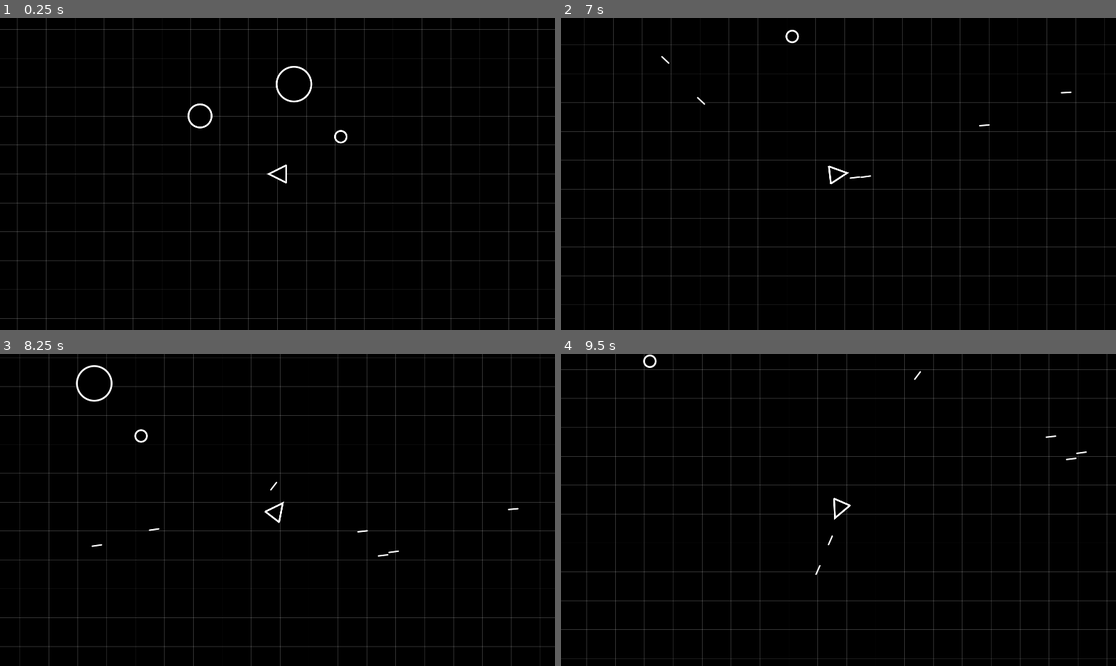
Above: before the commit, frames 1-4 (two rows, left to right).
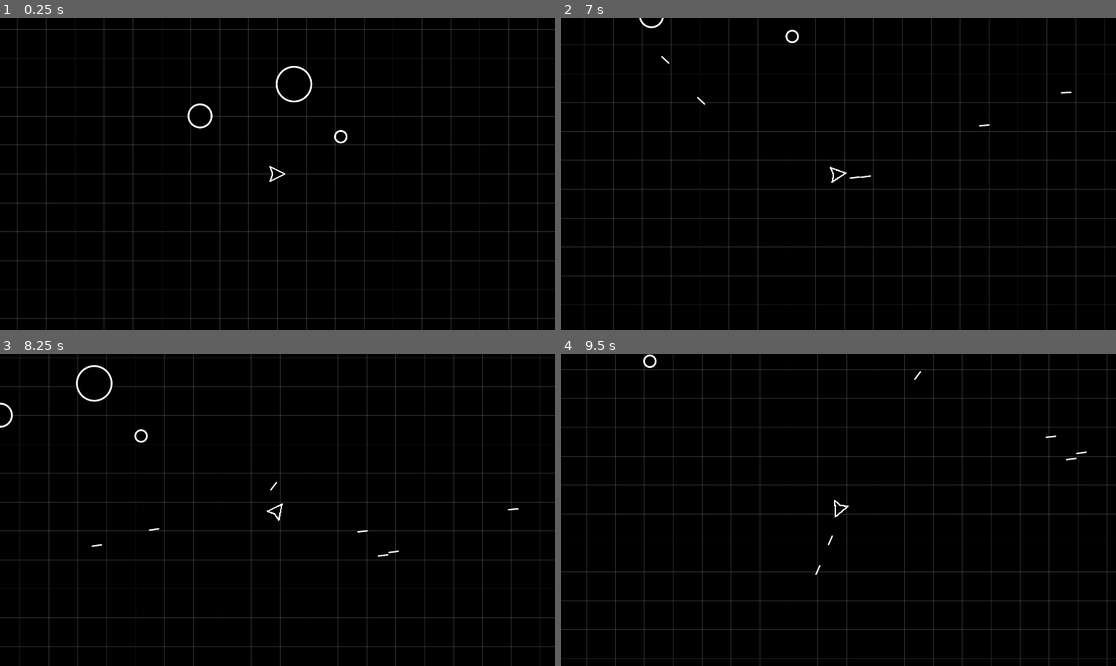
Above: after the commit, the same moments.

Repository: bleov/asteroids
Game: Godot game, scene res://Scenes/Game.tscn
Same seed, same stepped clock (60 frames per second), same inputs: the game is played once before the commit and once after it.
Inputs (mouse positions are in pixels of both pictures, inside the frame that each line leads up to):
- Up to frame 1 (0.25 s): no input
- Up to frame 2 (7 s): move the mouse to (960, 158) at 0.52 s; hold D (move_right) 0.53-1.28 s; hold Ctrl (fast) 0.53-1.28 s; move the mouse to (727, 189) at 1.27 s; hold S (move_down) 1.28-2.03 s; tap Shift (slow) every 1.5 s from 1.35 to 5.85 s; move the mouse to (894, 105) at 2.02 s; hold D (move_right) 2.03-2.78 s; hold Ctrl (fast) 2.03-2.78 s; move the mouse to (810, 236) at 2.77 s; hold W (move_up) 2.78-3.53 s; move the mouse to (1005, 220) at 3.52 s; hold Ctrl (fast) 3.53-4.28 s; hold A (move_left) 3.53-5.03 s; move the mouse to (672, 127) at 4.27 s; move the mouse to (866, 174) at 5.02 s; hold S (move_down) 5.03-5.78 s; hold Ctrl (fast) 5.03-5.78 s; move the mouse to (755, 96) at 5.77 s; hold D (move_right) 5.78-6.53 s; move the mouse to (960, 158) at 6.52 s; hold W (move_up) from 6.53 s (still down); hold Ctrl (fast) from 6.53 s (still down)
- Up to frame 3 (8.25 s): move the mouse to (166, 525) at 7.27 s; release W (move_up) at 7.28 s; release Ctrl (fast) at 7.28 s; hold D (move_right) 7.28-8.03 s; tap Shift (slow) at 7.35 s; move the mouse to (333, 441) at 8.02 s; hold S (move_down) from 8.03 s (still down); hold Ctrl (fast) from 8.03 s (still down)
- Up to frame 4 (9.5 s): move the mouse to (810, 572) at 8.77 s; release S (move_down) at 8.78 s; release Ctrl (fast) at 8.78 s; hold A (move_left) from 8.78 s (still down); tap Shift (slow) at 8.85 s

The runs differ from the first frame. In frame 1, less than 0.1% of the frame differs, in the area x 48-52%, y 46-54%; in frame 2, 0.1%; in frame 3, 0.1%, in the area x 0-94%, y 15-66%; in frame 4, less than 0.1%.

Commit message:
refactor: line2d to draw player

Diff:
--- a/Scenes/Bullet.tscn
+++ b/Scenes/Bullet.tscn
@@ -9,9 +9,12 @@
 
 [node name="Bullet" type="Area2D" unique_id=24126271]
 script = ExtResource("1_14k46")
+metadata/_edit_group_ = true
 
 [node name="Sprite2D" type="Sprite2D" parent="." unique_id=389605389]
+rotation = 1.5707964
 texture = ExtResource("1_vlxeq")
 
 [node name="CollisionShape2D" type="CollisionShape2D" parent="." unique_id=1553685691]
+rotation = 1.5707964
 shape = SubResource("CapsuleShape2D_14k46")
--- a/Scenes/Player.tscn
+++ b/Scenes/Player.tscn
@@ -1,19 +1,27 @@
 [gd_scene format=3 uid="uid://rk784n2apwl3"]
 
 [ext_resource type="Script" uid="uid://cv65oa44ptn5g" path="res://Scripts/player.gd" id="1_kyqiw"]
-[ext_resource type="Script" uid="uid://di35fy2lav3ly" path="res://Scripts/player_draw.gd" id="2_kyqiw"]
 
 [node name="Player" type="Area2D" unique_id=1671592110]
 script = ExtResource("1_kyqiw")
 metadata/_edit_group_ = true
 
-[node name="Draw" type="Node2D" parent="." unique_id=465989890]
-scale = Vector2(0.6, 0.6)
-script = ExtResource("2_kyqiw")
+[node name="Polygon2D" type="Polygon2D" parent="." unique_id=1599739778]
+rotation = -1.5707964
+color = Color(0, 0, 0, 1)
+polygon = PackedVector2Array(7.430936e-07, -17, 28, -28, 0, 28, -27.999998, -28.000002)
+
+[node name="Stroke" type="Line2D" parent="." unique_id=1833759456]
+rotation = -1.5707964
+points = PackedVector2Array(7.430936e-07, -17, 25, -25, 0, 25, -25, -25)
+closed = true
+width = 5.0
+joint_mode = 2
+antialiased = true
 
 [node name="CollisionPolygon2D" type="CollisionPolygon2D" parent="." unique_id=1064097303]
-rotation = 3.1415927
-polygon = PackedVector2Array(0, -32, 31, 30, -31, 30)
+rotation = 1.5707964
+polygon = PackedVector2Array(-1.2239188e-06, -28, 29.000002, 26.999998, 1.1802075e-06, 27, -28.999998, 27.000002)
 
 [node name="FireTimer" type="Timer" parent="." unique_id=1253680283]
 wait_time = 0.3
--- a/Scripts/bullet.gd
+++ b/Scripts/bullet.gd
@@ -7,7 +7,7 @@
 var move_speed = 500;
 
 func _ready():
-	velocity = Vector2.UP.rotated(rotation);
+	velocity = Vector2.RIGHT.rotated(rotation);
 	position += velocity * 40
 
 func _physics_process(delta):
--- a/Scripts/enemy.gd
+++ b/Scripts/enemy.gd
@@ -9,6 +9,7 @@
 
 @export var level = 1;
 @export var health = -1;
+@export var max_health = -1;
 
 func _ready():
 	var size = BASE_SCALE + ((level - 1) * SCALE_FACTOR);
@@ -19,8 +20,13 @@
 	health =  ((level - 1) * HEALTH_SCALE_FACTOR);
 	if (health == 0):
 		health = BASE_HEALTH;
+	max_health = health;
 
+func _process(_delta):
+	if (health <= 0):
+		queue_free();
 
 func _on_area_entered(area):
 	if ("type" in area && area.type == "bullet"):
-		queue_free();
+		area.queue_free();
+		health -= 1;
--- a/Scripts/player.gd
+++ b/Scripts/player.gd
@@ -30,12 +30,12 @@
 	position += velocity * actual_move_speed * delta;
 
 	look_at(get_global_mouse_position())
-	rotation_degrees = rotation_degrees + 270;
+	rotation_degrees = rotation_degrees;
 
 func _on_fire_timer_timeout():
 	# fire gun
 	var bullet = bullet_template.instantiate();
 	#bullet.velocity = velocity.normalized() + Vector2.UP.rotated(rotation);
 	bullet.position = position;
-	bullet.rotation_degrees = rotation_degrees - 180;
+	bullet.rotation_degrees = rotation_degrees;
 	Bullets.add_child(bullet);
--- a/Scripts/player_draw.gd
+++ /dev/null
@@ -1,17 +0,0 @@
-extends Node2D
-
-const FILL_COLOR = Color(0, 0, 0);
-const OUTLINE_COLOR = Color(255, 255, 255);
-const SIZE = 30;
-
-func _ready():
-	scale = Vector2(1, 1);
-
-func _draw():
-	var points : PackedVector2Array = [Vector2(SIZE, -SIZE), Vector2(0, SIZE), Vector2(-SIZE, -SIZE)];
-	var fill_colors : PackedColorArray = [FILL_COLOR, FILL_COLOR, FILL_COLOR];
-
-	draw_polygon(points, fill_colors);
-	draw_polyline(points, OUTLINE_COLOR, 5, true);
-	draw_line(Vector2(-SIZE - 1, -SIZE), Vector2(SIZE + 1, -SIZE), OUTLINE_COLOR, 5, true);
-	queue_redraw();
Not shown, removed: Scripts/player_draw.gd.uid
